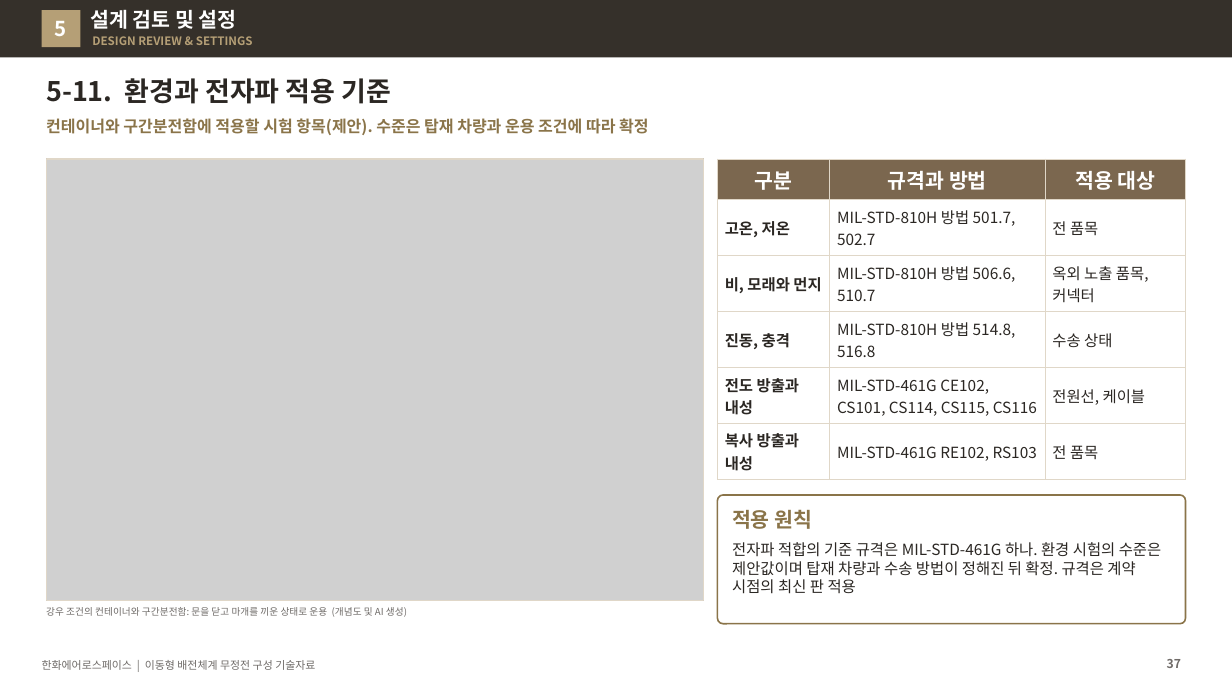
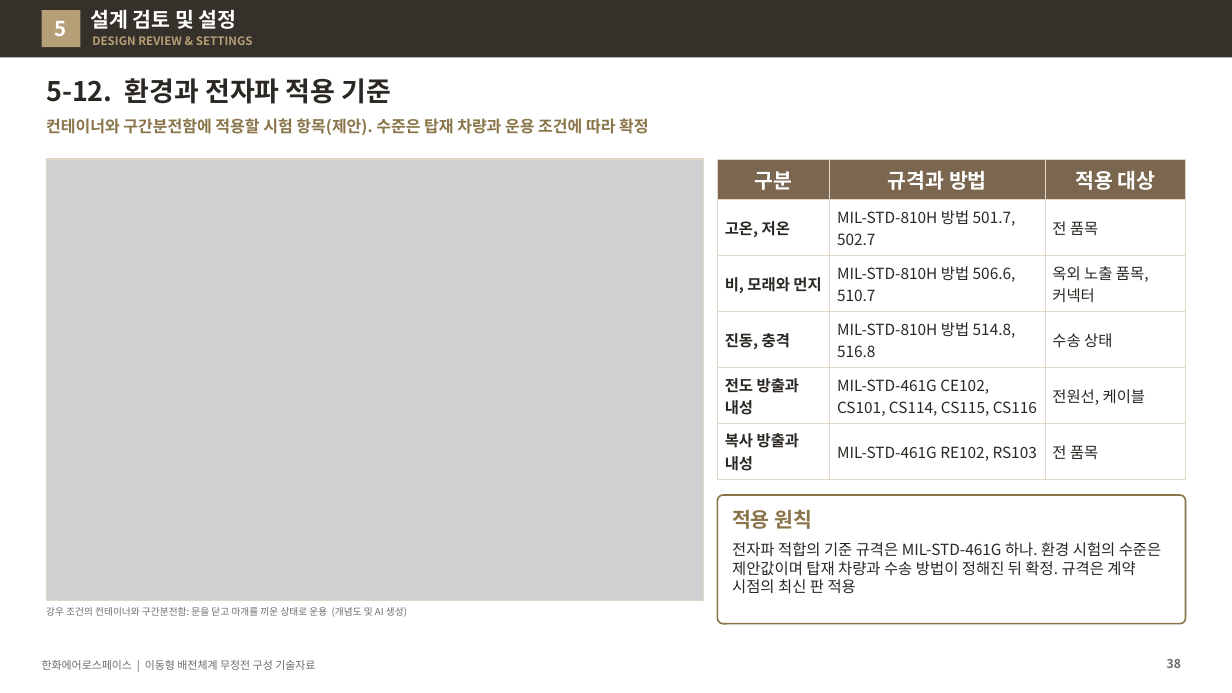
Before and after one commit to byunjd112-hue/headroom, a slide deck: slide 38 of mobile_ems/docs/out/IFPS_이동형배전체계_무정전구성_기술자료_Rev72.pptx (slide 37 before the commit). Drawn at 1232x693 pixels with LibreOffice and Linux fonts; fonts in the diff are those of the drawing; grey boxes stand for pictures. Boxes give left, top, right and bottom in pixels: in the first picture for what was removed or moved away, otherwise in the second. Text is boxed around its words. In the diff, an @@ line names an element or a change of style, - is before the commit and + after.

```diff
--- a/mobile_ems/docs/out/IFPS_이동형배전체계_무정전구성_기술자료_Rev72.pptx
+++ b/mobile_ems/docs/out/IFPS_이동형배전체계_무정전구성_기술자료_Rev72.pptx
@@ title at [46, 78, 391, 104]: text changed @@
-5-11. 환경과 전자파 적용 기준
+5-12. 환경과 전자파 적용 기준
@@ page number at [1167, 659, 1181, 668]: text changed @@
-37
+38
```
Also in this commit, not shown: 14 other slides changed, 1 slide added, 4 other files.
